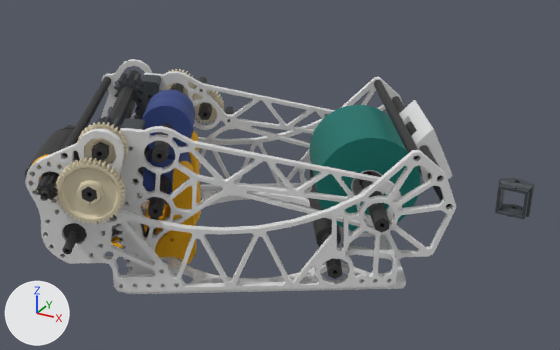
An edit to the glTF model cad/robots/341-turret.glb, drawn before and after from the same camera.
Rendered twice from a camera (50 mm lens) standing at (0.377, -0.631, 0.78) and looking at (0.025, 0.01, 0.46). The lights are fixed; the arrows at lower left show +X, +Y and +Z. The picture after the commit comes second. Where no turn or scale is listed for an object, it has been applied to the vertices. Vertices at exactly the same position are counted once.

In view in the first picture: '0.196" ID x 0.375" OD Aluminum Round Tube (1.198" L)', '10DP Hood Plate', '2" Stealth Wheel (50A, 1/2" Hex Bore)', '2477K37_Abrasion-Resistant Roller 4" Round Urethane', '44t Pocketed Aluminum Spur Gear (20 DP, 1/2" Hex Bore)', 'Cave attachment', 'Shooter Mount Plate', 'Slug' and 2 more.
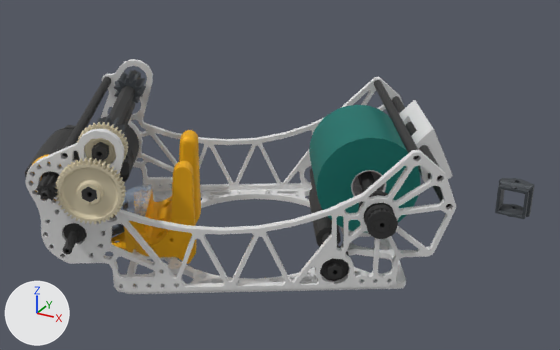
Commit message: 341: the hood drawn turning about the flywheel's axle (341-hood.glb), the turret's 31 deg

Where the newer file only moved an object's origin or applied its transform, the numbers keep the older frame.

Pixel boxes [x1, y1, x2, y2] of what changed, in the pictures (560 x 350 px; the box of a moved part takes in the faces that stretch with it):
'10DP Hood Plate', deleted: before [115, 71, 402, 274]
'0.196" ID x 0.375" OD Aluminum Round Tube (1.198" L)', reshaped: before [25, 70, 451, 279]; after [25, 70, 451, 281]
'44t Pocketed Aluminum Spur Gear (20 DP, 1/2" Hex Bore)', reshaped (56% narrower, 34% shorter): before [55, 69, 224, 224]; after [55, 122, 128, 224]
'Cave attachment', reshaped (16% shorter): before [96, 70, 534, 268]; after [96, 70, 534, 236]
'2" Stealth Wheel (50A, 1/2" Hex Bore)', deleted (blue): before [142, 90, 195, 204]
part 1 of me_cave_attachment, deleted (mostly hidden): before [115, 118, 146, 268]
part 2 of me_cave_attachment, cut back: before [115, 74, 161, 120]; after [136, 78, 145, 97]
part 3 of me_44t_pocketed_aluminum_spur_gear__20_dp__1_2__hex_bore, deleted: before [192, 90, 224, 124]
part 4 of me_44t_pocketed_aluminum_spur_gear__20_dp__1_2__hex_bore, deleted (mostly hidden): before [164, 69, 196, 97]
part 5 of me_0_196__id_x_0_375__od_aluminum_round_tube__1_198__l, added: after [359, 190, 393, 218]
part 6 of me_0_196__id_x_0_375__od_aluminum_round_tube__1_198__l, added: after [320, 245, 349, 281]
part 7 of me_0_196__id_x_0_375__od_aluminum_round_tube__1_198__l, added: after [364, 204, 398, 239]
part 8 of me_0_196__id_x_0_375__od_aluminum_round_tube__1_198__l, deleted: before [225, 106, 234, 120]
part 9 of me_0_196__id_x_0_375__od_aluminum_round_tube__1_198__l, deleted: before [199, 77, 207, 90]
part 10 of me_0_196__id_x_0_375__od_aluminum_round_tube__1_198__l, deleted: before [198, 102, 212, 120]
part 11 of me_0_196__id_x_0_375__od_aluminum_round_tube__1_198__l, deleted: before [148, 175, 169, 219]
part 12 of me_0_196__id_x_0_375__od_aluminum_round_tube__1_198__l, moved or reshaped: before [26, 77, 184, 254]; after [33, 77, 139, 254]
part 13 of me_0_196__id_x_0_375__od_aluminum_round_tube__1_198__l, moved or reshaped (mostly hidden): [309, 188, 313, 203] in both

Diff of the bpy script that builds the scene:
```diff
--- a/cad/robots/341-turret.glb.py
+++ b/cad/robots/341-turret.glb.py
@@ me_cave_attachment @@
-me_cave_attachment.from_pydata(...)  # 949 vertices, 1934 faces; spans x -0.207..0.207, y -0.187..0.187, z -0.084..0.084
+me_cave_attachment.from_pydata(...)  # 459 vertices, 938 faces; spans x -0.207..0.207, y -0.187..0.187, z -0.084..0.084
+# me_cave_attachment part 1: the loose piece of 240 vertices spanning x -0.117..-0.077, y -0.173..-0.135, z -0.07..0.08 is deleted
+# me_cave_attachment part 2: 2 vertices moved from x -0.17..-0.158, y -0.095..-0.047, z -0.045..0.064 to x -0.17..-0.159, y -0.095..-0.047, z -0.046..0.064; 247 vertices removed from x -0.19..-0.151, y -0.107..-0.013, z -0.07..0.08; 2 vertices added at x -0.192..-0.169, y -0.046..-0.023, z 0.06..0.074
+# other edits to the shape of me_cave_attachment do not show in these pictures
 me_cave_attachment.materials.append(mat_not_alu)
@@ me_44t_pocketed_aluminum_spur_gear__20_dp__1_2__hex_bore @@
-me_44t_pocketed_aluminum_spur_gear__20_dp__1_2__hex_bore.from_pydata(...)  # 2846 vertices, 5692 faces; spans x -0.067..0.056, y -0.142..0.142, z -0.041..0.041
+me_44t_pocketed_aluminum_spur_gear__20_dp__1_2__hex_bore.from_pydata(...)  # 2497 vertices, 4994 faces; spans x 0.001..0.056, y -0.142..-0.081, z -0.041..0.041
+# me_44t_pocketed_aluminum_spur_gear__20_dp__1_2__hex_bore part 3: the loose piece of 647 vertices spanning x -0.041..-0.001, y 0.113..0.142, z -0.036..0.004 is deleted
+# me_44t_pocketed_aluminum_spur_gear__20_dp__1_2__hex_bore part 4: the loose piece of 645 vertices spanning x -0.067..-0.027, y 0.097..0.126, z -0.014..0.027 is deleted
+# other edits to the shape of me_44t_pocketed_aluminum_spur_gear__20_dp__1_2__hex_bore do not show in these pictures
 me_44t_pocketed_aluminum_spur_gear__20_dp__1_2__hex_bore.materials.append(mat_alu_001)
@@ me_0_196__id_x_0_375__od_aluminum_round_tube__1_198__l @@
-me_0_196__id_x_0_375__od_aluminum_round_tube__1_198__l.from_pydata(...)  # 4194 vertices, 8444 faces; spans x -0.209..0.218, y -0.205..0.19, z -0.071..0.071
+me_0_196__id_x_0_375__od_aluminum_round_tube__1_198__l.from_pydata(...)  # 5885 vertices, 11825 faces; spans x -0.209..0.218, y -0.205..0.19, z -0.074..0.071
+# me_0_196__id_x_0_375__od_aluminum_round_tube__1_198__l part 5: a new loose piece of 397 vertices spanning x 0.139..0.174, y -0.037..-0.008, z -0.018..0.014, in mat_not_alu_004 (dark grey #373737)
+# me_0_196__id_x_0_375__od_aluminum_round_tube__1_198__l part 6: a new loose piece of 393 vertices spanning x 0.106..0.141, y -0.056..-0.028, z -0.074..-0.042, in mat_not_alu_004 (dark grey #373737)
+# me_0_196__id_x_0_375__od_aluminum_round_tube__1_198__l part 7: a new loose piece of 369 vertices spanning x 0.154..0.185, y -0.057..-0.03, z -0.016..0.012, in mat_not_alu_004 (dark grey #373737)
+# me_0_196__id_x_0_375__od_aluminum_round_tube__1_198__l part 8: the loose piece of 32 vertices spanning x -0.08..-0.056, y 0.067..0.098, z 0.016..0.025 is deleted
+# me_0_196__id_x_0_375__od_aluminum_round_tube__1_198__l part 9: the loose piece of 32 vertices spanning x -0.105..-0.081, y 0.051..0.082, z 0.051..0.061 is deleted
+# me_0_196__id_x_0_375__od_aluminum_round_tube__1_198__l part 10: the loose piece of 27 vertices spanning x -0.109..-0.073, y 0.046..0.092, z 0.022..0.034 is deleted
+# me_0_196__id_x_0_375__od_aluminum_round_tube__1_198__l part 11: the loose piece of 26 vertices spanning x -0.121..-0.016, y -0.123..0.041, z -0.012..0.003 is deleted
+# me_0_196__id_x_0_375__od_aluminum_round_tube__1_198__l part 12: 104 vertices moved from x -0.199..-0.046, y -0.205..0.038, z -0.036..0.066 to x -0.199..-0.046, y -0.205..0.038, z -0.037..0.065; 608 vertices removed from x -0.208..-0.01, y -0.205..0.076, z -0.047..0.066; 523 vertices added at x -0.207..-0.041, y -0.205..0.049, z -0.043..0.065
+# me_0_196__id_x_0_375__od_aluminum_round_tube__1_198__l part 13: 4 vertices removed from x 0.035..0.057, y 0.081..0.094, z -0.069..-0.055; 4 vertices added at x 0.036..0.057, y 0.081..0.093, z -0.068..-0.052
+# other edits to the shape of me_0_196__id_x_0_375__od_aluminum_round_tube__1_198__l do not show in these pictures
 me_0_196__id_x_0_375__od_aluminum_round_tube__1_198__l.materials.append(mat_m1)
@@ ob_10dp_hood_plate @@
-ob_10dp_hood_plate = bpy.data.objects.new('10DP Hood Plate', me_10dp_hood_plate)
@@ ob_2__stealth_wheel__50a__1_2__hex_bore @@
-ob_2__stealth_wheel__50a__1_2__hex_bore = bpy.data.objects.new('2" Stealth Wheel (50A, 1/2" Hex Bore)', me_2__stealth_wheel__50a__1_2__hex_bore)
```
